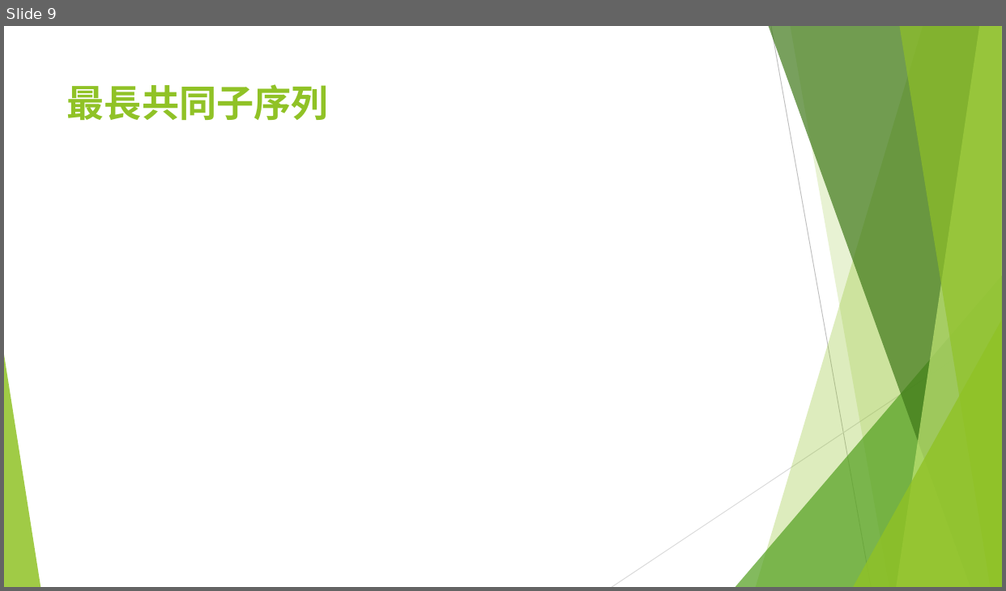
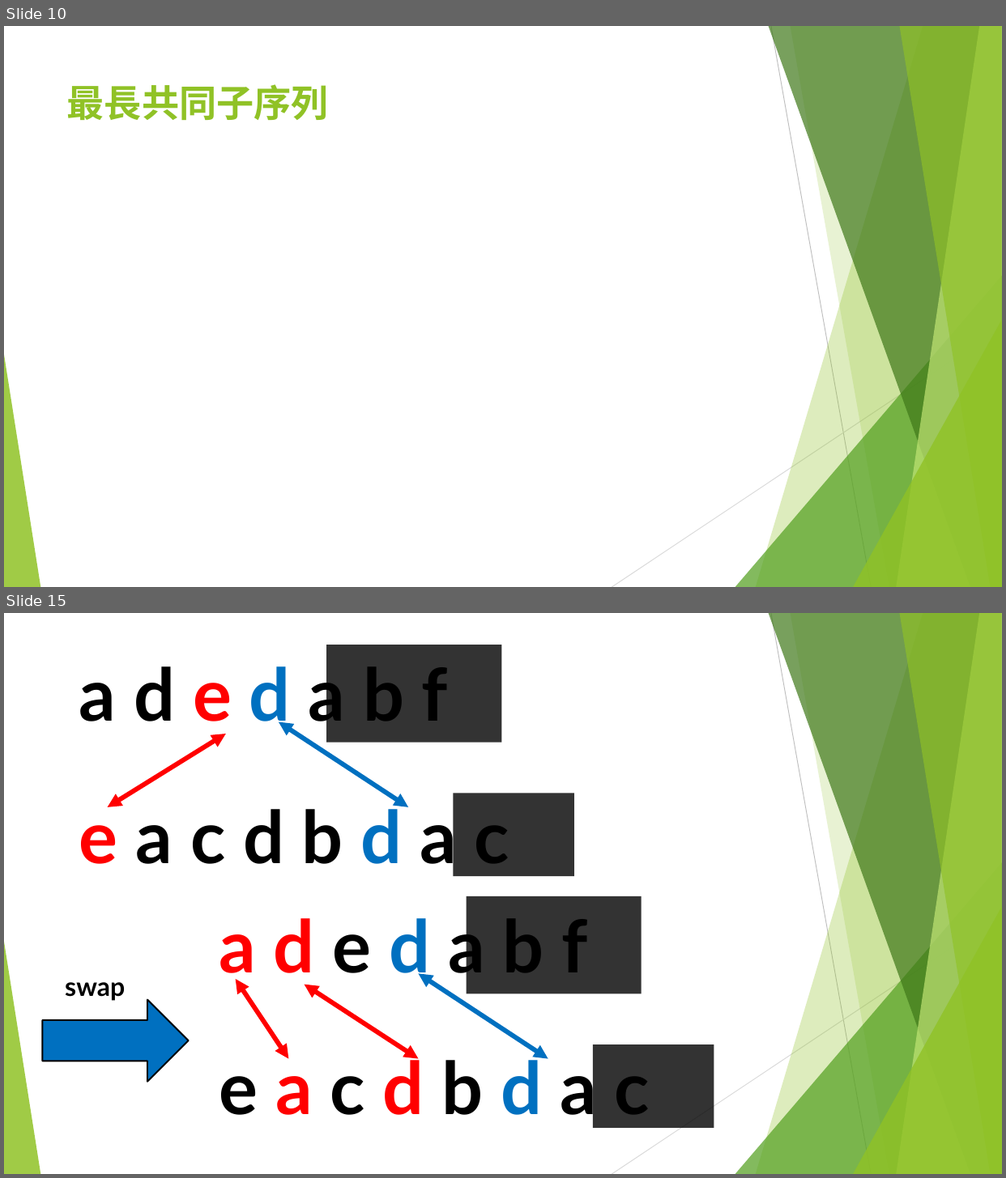
Before and after one commit to S920105123/DP2, a slide deck: presentation/進階動態規劃.pptx. Shown one above the other, each under a label of ours: slide 9 before the commit, slides 10 and 15 after it; the slides between them are not shown. The pictures are 1006x591 and 1006x1178 pixels, drawn with LibreOffice and Linux fonts; fonts in the diff are those of the drawing; grey boxes stand for pictures. Boxes give left, top, right and bottom in pixels: in the first picture for what was removed or moved away, otherwise in the second. Text is boxed around its words. In the diff, an @@ line names an element or a change of style, - is before the commit and + after.

```diff
--- a/presentation/進階動態規劃.pptx
+++ b/presentation/進階動態規劃.pptx
@@ slide 15 added at (4, 613, 1002, 1174), background #FFFFFF; not listed: 10 template elements that a slide beside it also shows @@
@@ text added at (79, 658, 448, 735), 70 pt, text #000000, bold @@
+a d e d a b f
@@ rectangle added at (326, 645, 502, 743), fill #000000 at 80% opacity @@
@@ double arrow added from (226, 734) to (108, 807), #FF0000 4.5 pt @@
@@ double arrow added from (279, 722) to (408, 807), #0070C0 4.5 pt @@
@@ text added at (79, 799, 509, 876), 70 pt, text #000000, bold @@
+e a c d b d a c
@@ rectangle added at (454, 794, 574, 876), fill #000000 at 80% opacity @@
@@ rectangle added at (467, 897, 641, 995), fill #000000 at 80% opacity @@
@@ text added at (219, 909, 587, 986), 70 pt, text #000000, bold @@
+a d e d a b f
@@ double arrow added from (419, 973) to (548, 1059), #0070C0 4.5 pt @@
@@ right arrow added at (42, 1000, 188, 1082), fill #0070C0, outline #000000 1.5 pt @@
@@ text added at (65, 982, 125, 1001), 25 pt, text #000000, bold @@
+swap
@@ double arrow added from (236, 979) to (288, 1059), #FF0000 4.5 pt @@
@@ double arrow added from (305, 984) to (419, 1059), #FF0000 4.5 pt @@
@@ rectangle added at (593, 1045, 714, 1128), fill #000000 at 80% opacity @@
@@ text added at (219, 1051, 649, 1128), 70 pt, text #000000, bold @@
+e a c d b d a c
@@ what was slide 9 is now slide 10 @@
```
Also in this commit, not shown: 2 slides changed, 20 other slides added.
